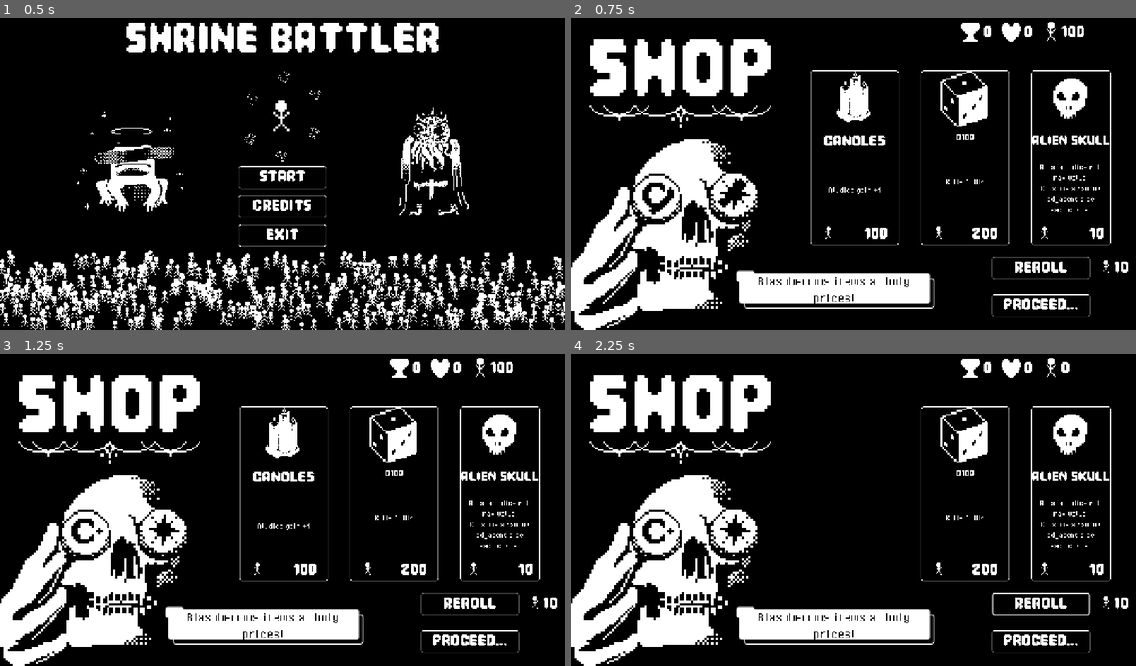
Above: before the commit, frames 1-4 (two rows, left to right).
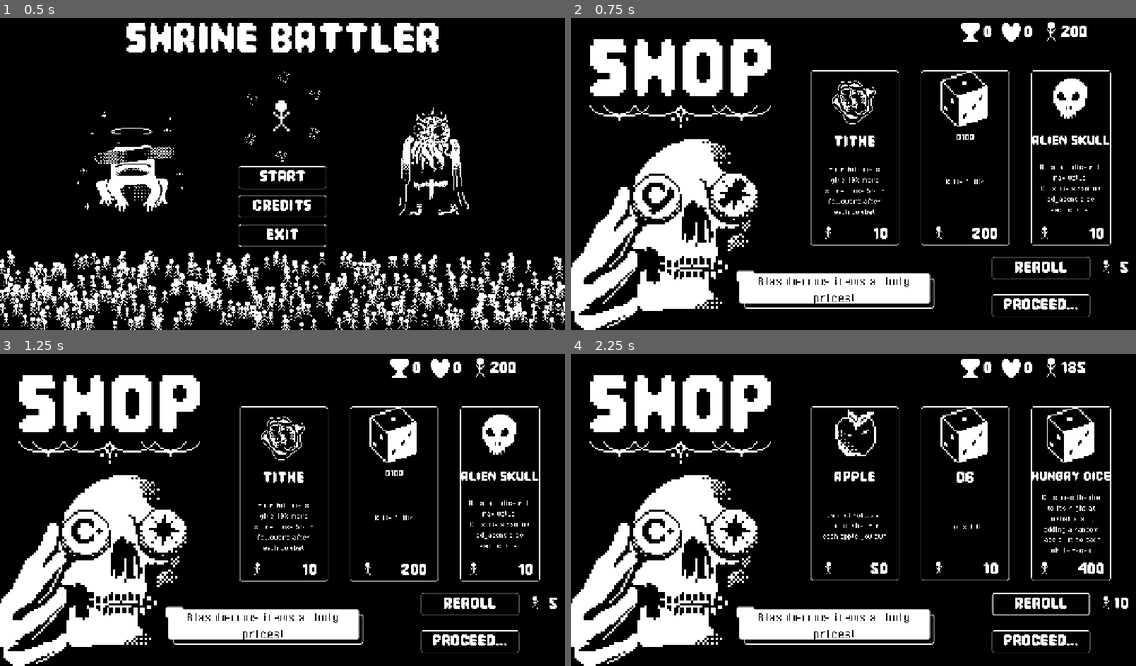
Above: after the commit, the same moments.

Repository: salbrandi/B1TJam2026
Game: Godot game, scene res://Main Scene.tscn
The game is run twice, just before and just after one commit, with the same random seed, the same clock (stepped at 60 frames per second) and the same inputs.
Inputs (mouse positions are in pixels of both pictures, inside the frame that each line leads up to):
- Up to frame 1 (0.5 s): no input
- Up to frame 2 (0.75 s): click "Start" at 0.5 s
- Up to frame 3 (1.25 s): no input
- Up to frame 4 (2.25 s): click (853, 494) at 1.27 s; click "REROLL" at 2 s

Frame 1 is identical in both runs. In frame 2, 1.2% of the frame differs, in the area x 42-99%, y 2-82%; in frame 3, 1.2%; in frame 4, 2.7%, in the area x 42-96%, y 2-73%.

Commit message:
balanced reroll costs, reset values on loss, balanced enemy items and follower count

Diff:
--- a/Gameplay/Gamemanager.gd
+++ b/Gameplay/Gamemanager.gd
@@ -12,8 +12,10 @@
 }
 
 @export var followers_gained_per_life_lost: int = 50
-@export var player_follower_count: int = 100
-var enemy_follower_count: int = 50
+@export var enemy_base_starting_followers: int = 200
+@export var player_base_starting_followers: int = 200
+@onready var player_follower_count: int = player_base_starting_followers
+@onready var enemy_follower_count: int = enemy_base_starting_followers
 
 var current_player_score: int = 0
 var current_enemy_score: int = 0
@@ -23,7 +25,7 @@
 var current_enemy_shrine_objects: Array[ShrineObject] = []
 
 var _waiting_for_player_input: bool = false
-const AUTO_ADVANCE_SECONDS := 2.5
+const AUTO_ADVANCE_SECONDS := 10
 var paused_scene: Control
 
 @export var current_player_dice: Array[ShrineDice] = []
@@ -31,7 +33,9 @@
 var player_dice_adjacency: Array[int] = []
 var player_dice_right_neighbour: Array[int] = []
 var player_dice_neighbours: Array = []
+var player_grid = null
 var player_item_dice: Array[Dictionary] = []
+var dice_consumed_this_combat: Array[ShrineDice] = []
 @export var follower_requirement_to_win: int = 10000
 @export var player_total_wins: int = 0
 @export var player_lives_remaining: int = 10
@@ -119,13 +123,35 @@
 func transition_to_title(from_scene: String) -> void:
 	transition_scenes(from_scene, "title")
 
+func reset_game() -> void:
+	current_player_score = 0
+	current_enemy_score = 0
+	total_scores_reported = 0
+	pending_rolls.clear()
+	dice_consumed_this_combat.clear()
+	current_player_shrine_objects.clear()
+	current_enemy_shrine_objects.clear()
+	if player_grid:
+		player_grid.initialize_combat()
+	player_follower_count = player_base_starting_followers
+	enemy_follower_count = enemy_base_starting_followers
+	player_total_wins = 0
+	player_lives_remaining = 10
+	_is_win = false
+	_is_victory = false
+
 func all_effects() -> Array[ShrineEffect]:
 	var effects: Array[ShrineEffect] = []
 	for item in current_player_shrine_objects:
 		effects.append_array(item.effects)
 	return effects
 
+func can_add_shrine_object(item: ShrineObject) -> bool:
+	return player_grid == null or player_grid.has_room_for(item)
+
 func add_shrine_object(item: ShrineObject) -> void:
+	if not can_add_shrine_object(item):
+		return
 	current_player_shrine_objects.append(item)
 	if item is ShrineDice:
 		current_player_dice.append(item as ShrineDice)
@@ -190,10 +216,40 @@
 		pending_rolls.clear()
 
 func end_combat() -> void:
+	consume_dice_at_combat_end()
 	for effect in all_effects():
 		effect.on_combat_end()
 
 	calculate_wins_losses()
+
+func consume_dice_at_combat_end() -> void:
+	var doomed: Array[ShrineDice] = dice_consumed_this_combat.duplicate()
+	dice_consumed_this_combat.clear()
+	for entry in player_item_dice:
+		var item := entry["item"] as ShrineObject
+		for effect in item.effects:
+			if not effect.consumes_random_adjacent_die():
+				continue
+			var candidates: Array[ShrineDice] = []
+			for index in entry["dice"]:
+				var die := current_player_dice[index]
+				if not doomed.has(die):
+					candidates.append(die)
+			if not candidates.is_empty():
+				doomed.append(candidates.pick_random())
+	for effect in all_effects():
+		if not effect.consumes_random_die():
+			continue
+		var candidates: Array[ShrineDice] = []
+		for die in current_player_dice:
+			if not doomed.has(die):
+				candidates.append(die)
+		if candidates.is_empty():
+			break
+		doomed.append(candidates.pick_random())
+		effect.on_random_die_consumed()
+	for die in doomed:
+		remove_shrine_object(die)
 
 func calculate_wins_losses():
 	if current_player_score >= current_enemy_score:
--- a/Resources/ShrineObjects/Items/FiveYenCoin.tres
+++ b/Resources/ShrineObjects/Items/FiveYenCoin.tres
@@ -14,6 +14,5 @@
 name = "5 Yen Coin"
 effect = "Gain 1 follower when rolling a 5"
 icon = ExtResource("3_4htmq")
-rarity = 10
 price = 5
 effects = Array[ExtResource("2_base")]([SubResource("gain_on_six")])
--- a/Resources/ShrineObjects/Items/HolyScroll.tres
+++ b/Resources/ShrineObjects/Items/HolyScroll.tres
@@ -13,6 +13,6 @@
 name = "Holy Scroll"
 effect = "Adjacent dice get +1 for each other adjacent dice"
 icon = ExtResource("3_860d5")
-rarity = 30
+rarity = 80
 price = 200
 effects = Array[ExtResource("1_eae85")]([SubResource("adjacent_bonus")])
--- a/Resources/ShrineObjects/Items/Shuriken.tres
+++ b/Resources/ShrineObjects/Items/Shuriken.tres
@@ -15,9 +15,9 @@
 name = "Shuriken"
 effect = "if there are 4 dice adjacent to this, they all get +4"
 icon = ExtResource("3_l3shr")
-rarity = 75
+rarity = 50
 grid_width = 2
 grid_height = 2
-price = 200
+price = 100
 effects = Array[ExtResource("1_l3shr")]([SubResource("Resource_0tvvx")])
 metadata/_custom_type_script = "uid://5k3ce70ad2py"
--- a/Resources/ShrineObjects/Items/Tithe.tres
+++ b/Resources/ShrineObjects/Items/Tithe.tres
@@ -17,7 +17,7 @@
 name = "Tithe"
 effect = "Your followers give 10% more score. Lose 5% of followers after each combat"
 icon = ExtResource("2_icon")
-rarity = 50
+rarity = 80
 grid_width = 2
 grid_height = 2
 effects = Array[ExtResource("3_base")]([SubResource("score_bonus"), SubResource("follower_loss")])
--- a/UI/Scripts/autobattle_scene.gd
+++ b/UI/Scripts/autobattle_scene.gd
@@ -1,6 +1,6 @@
 extends Control
 
-const ENEMY_FOLLOWERS_PER_ITEM := Vector2i(50, 100)
+const ENEMY_FOLLOWERS_PER_ITEM := Vector2i(50, 200)
 
 @onready var roll_button: Button = $GridContainer/PlayerContainer/VBoxContainer/Button
 @onready var enemy_grid: ShrineGrid = $GridContainer/EnemyContainer/VBoxContainer/MarginContainer2/ShrineGrid
@@ -45,6 +45,7 @@
 			break
 		items.append(item)
 		followers += randi_range(ENEMY_FOLLOWERS_PER_ITEM.x, ENEMY_FOLLOWERS_PER_ITEM.y)
+		followers -= item.price
 	Global.gm.enemy_follower_count = followers
 	enemy_grid.initialize_combat(items)
 
--- a/UI/Scripts/dice_handler.gd
+++ b/UI/Scripts/dice_handler.gd
@@ -10,9 +10,20 @@
 func _ready() -> void:
 	await get_tree().process_frame
 	Global.gm.initalize_combat.connect(intialize_combat)
+	if is_player_dice:
+		Global.gm.shrine_object_removed.connect(_on_shrine_object_removed)
 
 func intialize_combat(current_shrine_objects: Array[ShrineObject], current_player_dice: Array[ShrineDice], current_enemy_dice: Array[ShrineDice], player_follower_count: int, enemy_follower_count: int) -> void:
 	_is_roll_enabled = true
+	_spawn_dice(true)
+
+
+func _on_shrine_object_removed(item: ShrineObject) -> void:
+	if item is ShrineDice:
+		_spawn_dice(false)
+
+
+func _spawn_dice(apply_consumption: bool) -> void:
 	for child in get_children():
 		child.queue_free()
 	var typed_dice = Global.gm.current_player_dice if is_player_dice else Global.gm.current_enemy_dice
@@ -28,10 +39,14 @@
 		dice_copies.append(die)
 	if is_player_dice:
 		_apply_item_neighbour_effects(dice_copies)
-	var consumed: Dictionary = _apply_consumption(typed_dice, dice_copies) if is_player_dice else {}
+	var consumed: Dictionary = {}
 	if is_player_dice:
-		_apply_adjacent_consumption(consumed)
-		_apply_random_consumption(consumed, dice_copies.size())
+		if apply_consumption:
+			for index in _apply_consumption(typed_dice, dice_copies):
+				Global.gm.dice_consumed_this_combat.append(typed_dice[index])
+		for i in typed_dice.size():
+			if Global.gm.dice_consumed_this_combat.has(typed_dice[i]):
+				consumed[i] = true
 	_rect_by_index.clear()
 	for i in dice_copies.size():
 		if consumed.has(i):
@@ -63,37 +78,6 @@
 		for index in entry["dice"]:
 			for effect in item.effects:
 				effect.modify_die_next_to_item(dice[index])
-
-
-func _apply_adjacent_consumption(consumed: Dictionary) -> void:
-	for entry in Global.gm.player_item_dice:
-		var item := entry["item"] as ShrineObject
-		for effect in item.effects:
-			if not effect.consumes_random_adjacent_die():
-				continue
-			var candidates: Array[int] = []
-			for index in entry["dice"]:
-				if not consumed.has(index):
-					candidates.append(index)
-			if candidates.is_empty():
-				continue
-			consumed[candidates.pick_random()] = true
-
-
-func _apply_random_consumption(consumed: Dictionary, dice_count: int) -> void:
-	var candidates: Array[int] = []
-	for i in dice_count:
-		if not consumed.has(i):
-			candidates.append(i)
-	for effect in Global.gm.all_effects():
-		if candidates.is_empty():
-			break
-		if not effect.consumes_random_die():
-			continue
-		var picked: int = candidates.pick_random()
-		candidates.erase(picked)
-		consumed[picked] = true
-		effect.on_random_die_consumed()
 
 
 func roll_all_dice() -> Array[int]:
--- a/UI/Scripts/game_over.gd
+++ b/UI/Scripts/game_over.gd
@@ -51,5 +51,6 @@
 
 
 func _on_back_to_menu_pressed() -> void:
+	Global.gm.reset_game()
 	Global.gm.transition_to_title("game_over")
 	pass
--- a/UI/Scripts/shrine_grid.gd
+++ b/UI/Scripts/shrine_grid.gd
@@ -43,6 +43,7 @@
 	show_markers(false)
 	initialize_combat()
 	if is_player_grid:
+		Global.gm.player_grid = self
 		Global.gm.shrine_object_added.connect(_on_shrine_object_added)
 		Global.gm.shrine_object_removed.connect(_on_shrine_object_removed)
 
@@ -221,6 +222,13 @@
 		if placement != ignore and area(placement["shrine"], placement["cell"]).intersects(new_area):
 			return false
 	return true
+
+
+func has_room_for(shrine: ShrineObject) -> bool:
+	for i in columns * rows:
+		if can_place(shrine, Vector2i(i % columns, i / columns)):
+			return true
+	return false
 
 
 func get_object_at(cell: Vector2i) -> Dictionary:
--- a/UI/Shop_manager.gd
+++ b/UI/Shop_manager.gd
@@ -9,7 +9,7 @@
 @onready var dice_slot: ShopItem = $ItemCards/GridContainer/DiceSlot/ShopItem
 @onready var cursed_slot: ShopItem = $ItemCards/GridContainer/CurseSlot/ShopItem
 
-@export var base_reroll_cost: int = 10
+@export var base_reroll_cost: int = 5
 
 var offering_tiers: Dictionary = {}
 var dice_tiers: Dictionary = {}
--- a/UI/shop_item.gd
+++ b/UI/shop_item.gd
@@ -44,7 +44,7 @@
 
 
 func _on_button_pressed():
-	if not Global.gm.spend_followers(shrineObject.price):
+	if not Global.gm.can_add_shrine_object(shrineObject) or not Global.gm.spend_followers(shrineObject.price):
 		return
 	Global.gm.add_shrine_object(shrineObject)
 	button.disabled = true
